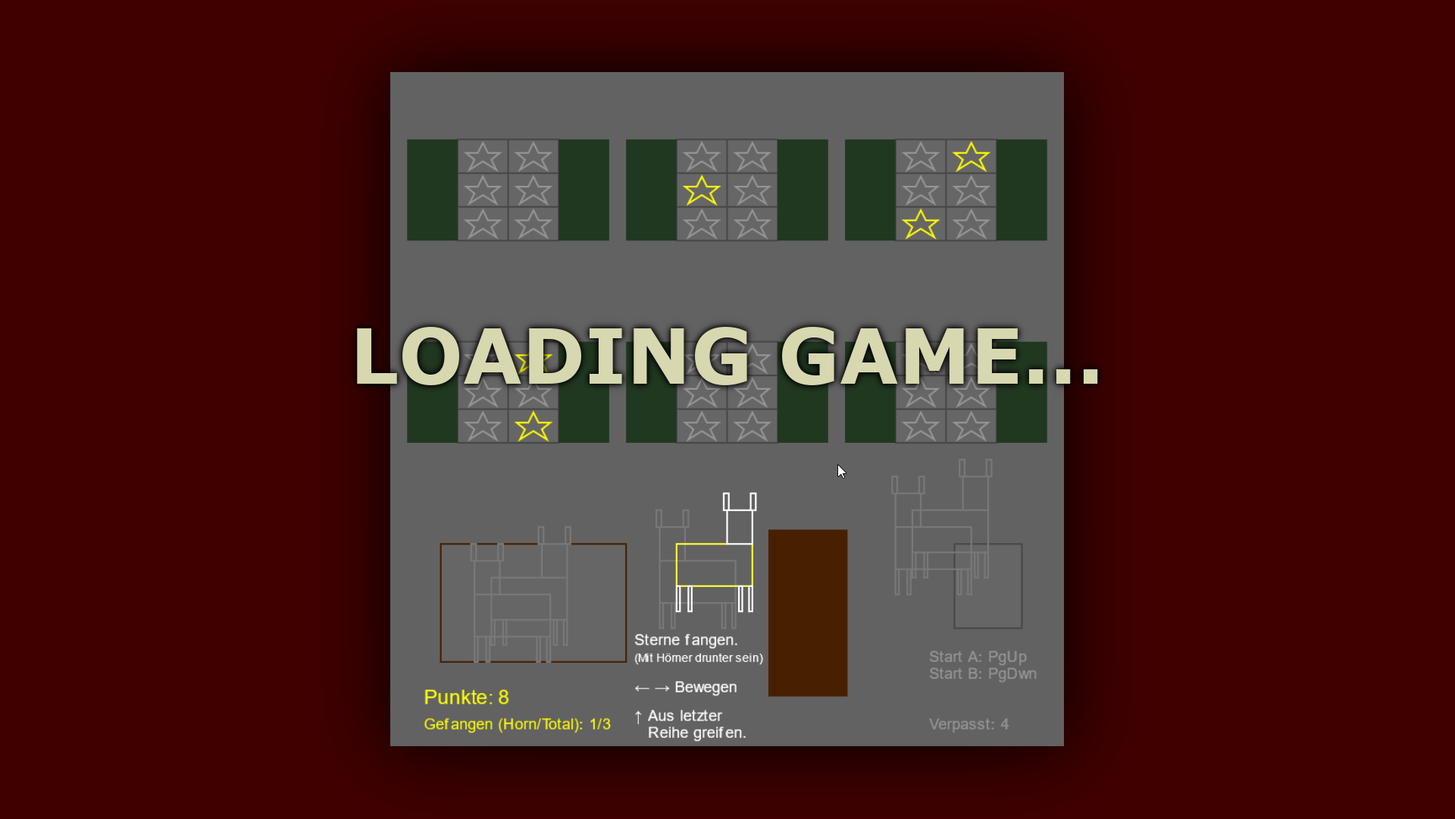
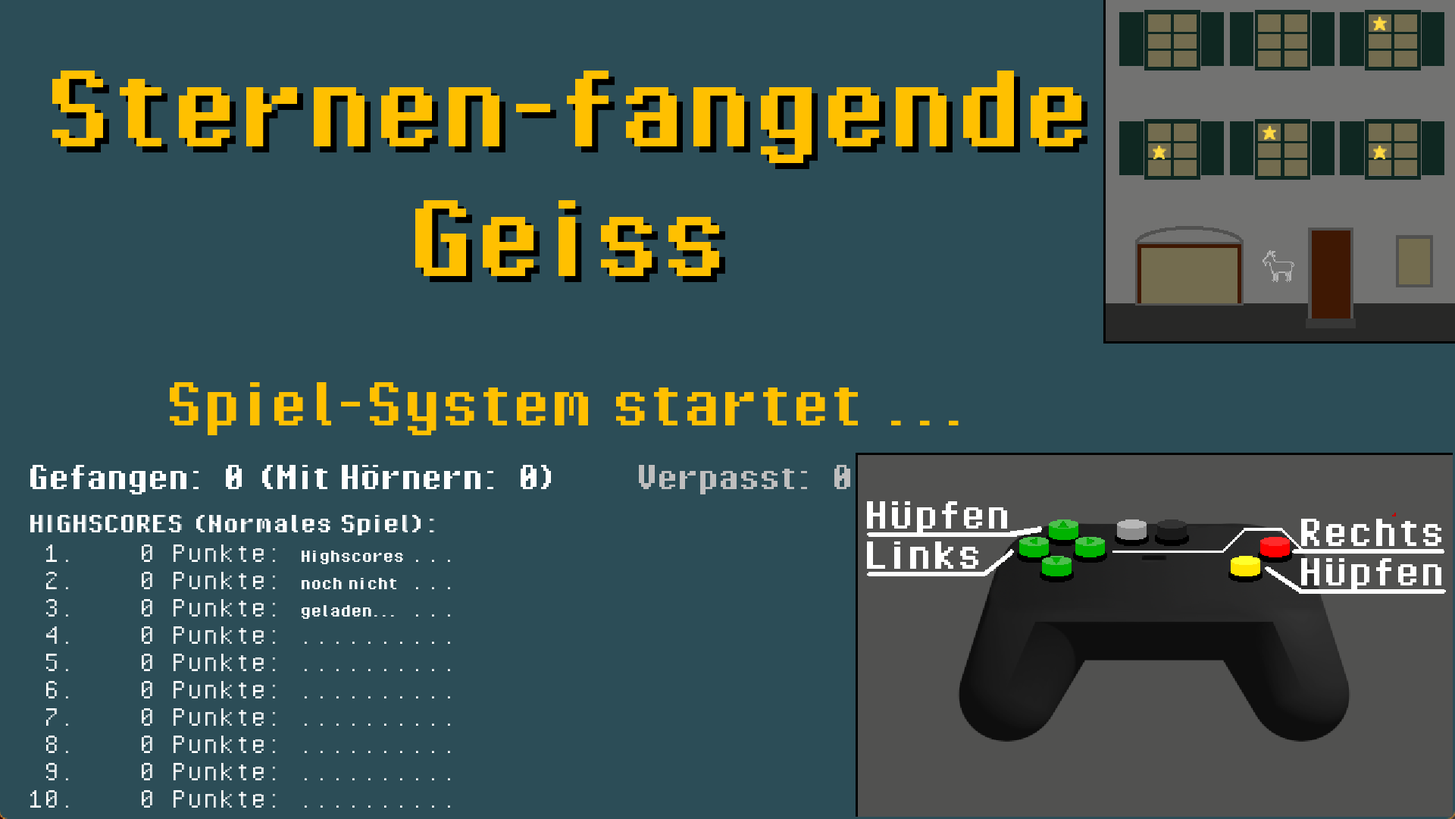
The second 1455 x 819 image is a revision of the first. Changes to its layers:
added layer "Highscores ..." above "fill" over [301,550,404,619]
added layer "fill" above "Sternen-fangende Geiss" over [291,541,411,629]
added layer "Sternen-fangende Geiss" above "Sternen-fangende Geiss #1" over [52,70,1082,276]
added layer "Sternen-fangende Geiss #1" above "Spiel-System startet ..." over [58,76,1088,282]
added layer "Spiel-System startet ..." above "Eingefügte Ebene #3" over [169,382,959,436]
added layer "Eingefügte Ebene #3" above "Eingefügte Ebene #2" over [0,0,1455,819]
added group "V1" with 6 layers over [0,0,1455,819]
moved "LOADING GAME... #1" into group "V1" over [357,326,1099,386]
moved "LOADING GAME... #2" into group "V1" over [344,314,1110,398]
moved "LOADING GAME..." into group "V1" over [344,314,1110,398]
moved "Eingefügte Ebene" into group "V1" over [390,72,1065,746]
moved "Eingefügte Ebene-Kopie" into group "V1" over [226,0,1228,819]
moved "067" into group "V1" over [0,0,1455,819]
